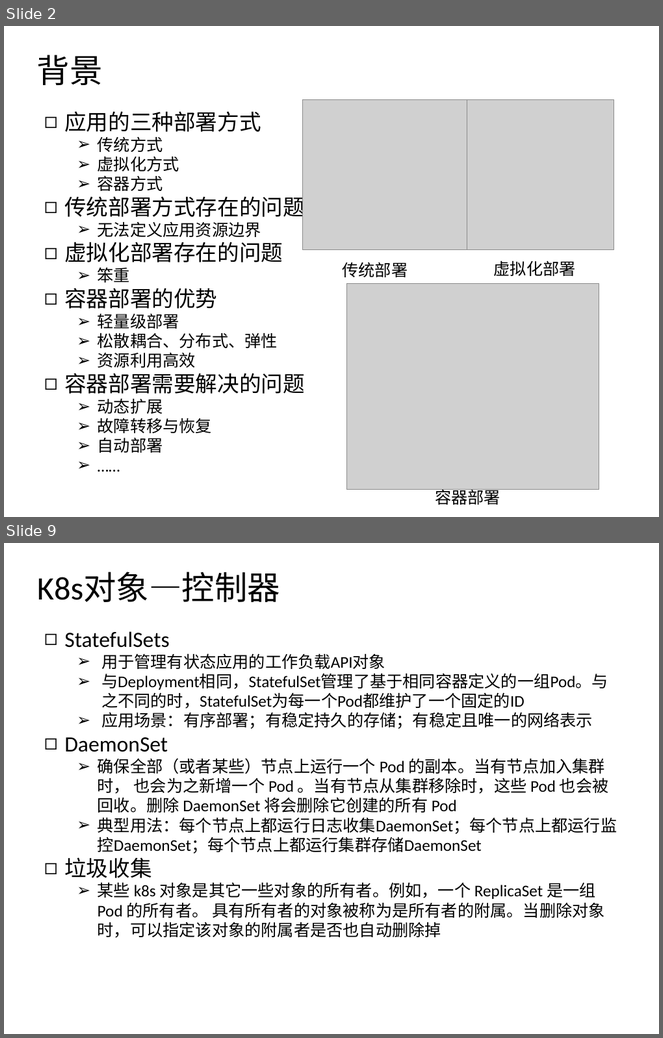
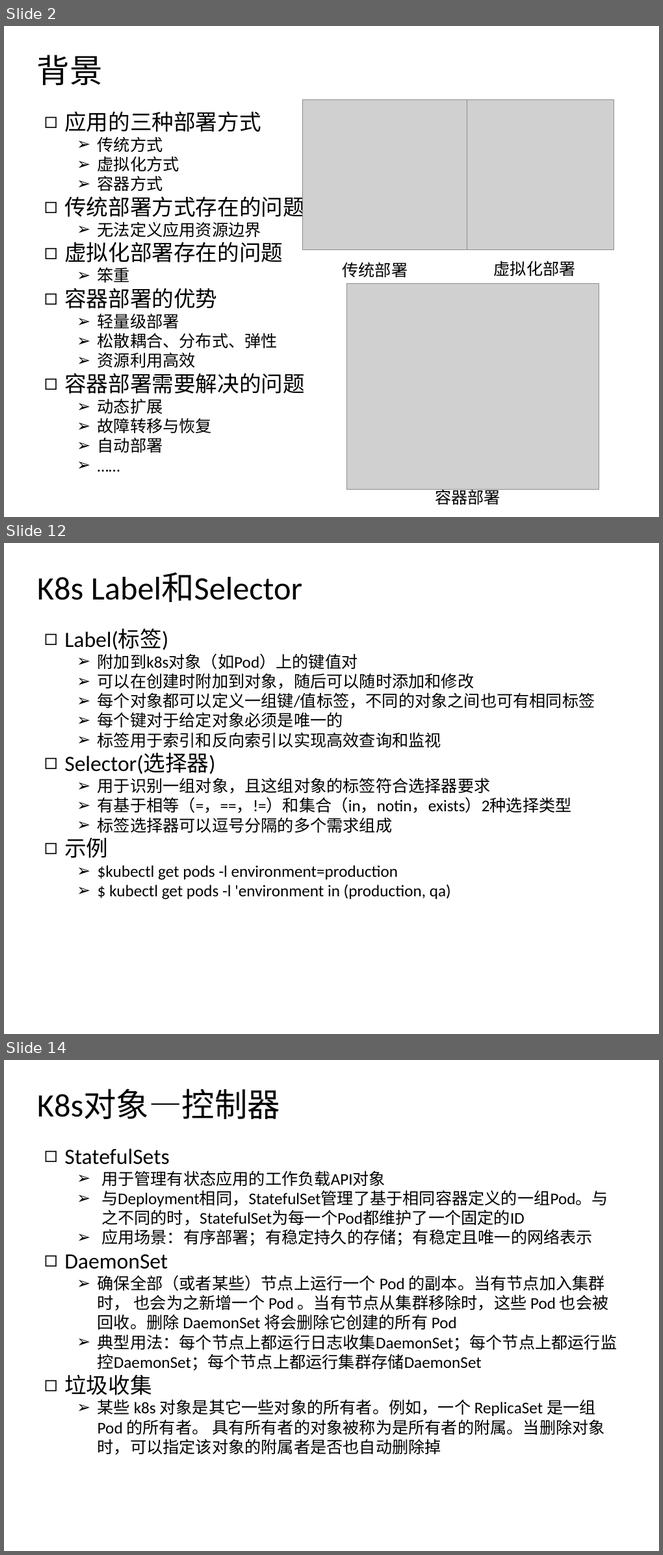
Before and after one commit to csluluyao/k8s_research, a slide deck: k8s_week1.pptx. Shown one above the other, each under a label of ours: slides 2 and 9 before the commit, slides 2, 12 and 14 after it; the slides between them are not shown. The pictures are 663x1038 and 663x1555 pixels, drawn with LibreOffice and Linux fonts; fonts in the diff are those of the drawing; grey boxes stand for pictures. Boxes give left, top, right and bottom in pixels: in the first picture for what was removed or moved away, otherwise in the second. Text is boxed around its words. In the diff, an @@ line names an element or a change of style, - is before the commit and + after.

```diff
--- a/k8s_week1.pptx
+++ b/k8s_week1.pptx
@@ slide 12 added at <box>4,543,659,1034</box>, background #FFFFFF @@
@@ text added at <box>37,572,302,602</box>, 36 pt, text #000000 @@
+K8s Label和Selector
@@ text added at <box>64,629,596,900</box>, 18 pt, text #000000 @@
+◻ Label(标签)
+  ➢ 附加到k8s对象（如Pod）上的键值对
+  ➢ 可以在创建时附加到对象，随后可以随时添加和修改
+  ➢ 每个对象都可以定义一组键/值标签，不同的对象之间也可有相同标签
+  ➢ 每个键对于给定对象必须是唯一的
+  ➢ 标签用于索引和反向索引以实现高效查询和监视
+◻ Selector(选择器)
+  ➢ 用于识别一组对象，且这组对象的标签符合选择器要求
+  ➢ 有基于相等（=，==，!=）和集合（in，notin，exists）2种选择类型
+  ➢ 标签选择器可以逗号分隔的多个需求组成
+◻ 示例
+  ➢ $kubectl get pods -l environment=production
+  ➢ $ kubectl get pods -l 'environment in (production, qa)
@@ what was slide 9 is now slide 14 @@
```
Also in this commit, not shown: 9 slides changed, 5 other slides added, 2 slides removed, 2 other files.
